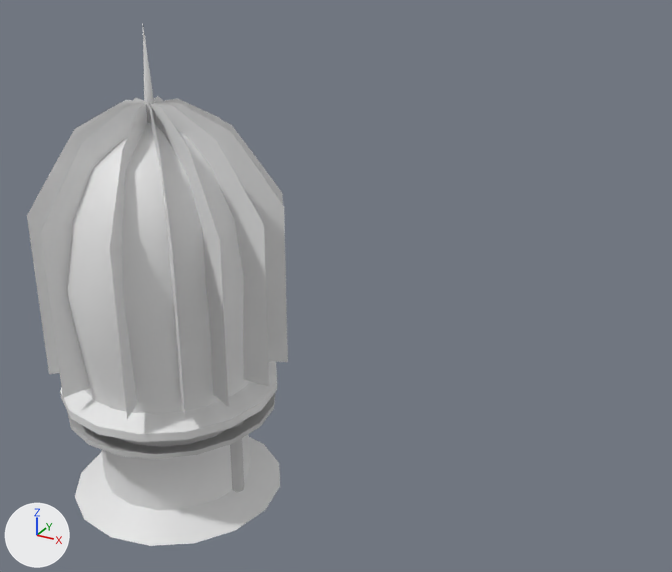
The FBX model Kalevala Pinball/Assets/Models/Pop Bumper.FBX as it was, and as the next commit left it.
One viewpoint serves both versions: a camera (50 mm lens) standing at (-0.1, -0.089, 0.135) and looking at (-0.212, 0.115, 0.033). The axes (+X, +Y, +Z) are drawn at lower left. The lights are the same throughout. Where no turn or scale is listed for an object, it has been applied to the vertices.

The older version as bpy lines, for what is in view:
```python
ob_body = bpy.data.objects.new('Body', me_mesh)
ob_body.location = (-0.2251, 0.06, 0.0)
ob_hay = bpy.data.objects.new('Hay', me_mesh_002)
ob_hay.location = (-0.2249, 0.0602, 0.0745)
ob_stake = bpy.data.objects.new('Stake', me_mesh_005)
ob_stake.location = (-0.2251, 0.06, 0.0329)
ob_transparent_hay = bpy.data.objects.new('Transparent Hay', me_mesh_003)
ob_transparent_hay.location = (-0.2251, 0.0605, 0.029)
ob_transparent_hay001 = bpy.data.objects.new('Transparent Hay001', me_mesh_004)
ob_transparent_hay001.location = (-0.2255, 0.0603, 0.029)
ob_transparent_hay003 = bpy.data.objects.new('Transparent Hay003', me_mesh_007)
ob_transparent_hay003.location = (-0.2251, 0.0605, 0.029)
ob_transparent_hay004 = bpy.data.objects.new('Transparent Hay004', me_mesh_008)
ob_transparent_hay004.location = (-0.2251, 0.0605, 0.029)
ob_transparent_hay005 = bpy.data.objects.new('Transparent Hay005', me_mesh_009)
ob_transparent_hay005.location = (-0.2251, 0.0605, 0.029)
ob_transparent_hay006 = bpy.data.objects.new('Transparent Hay006', me_mesh_010)
ob_transparent_hay006.location = (-0.2251, 0.0605, 0.029)
# also in view: 'Transparent Hay002' at (-0.225, 0.06, 0.063); 'Bumper' at (-0.225, 0.06, 0.012)
```
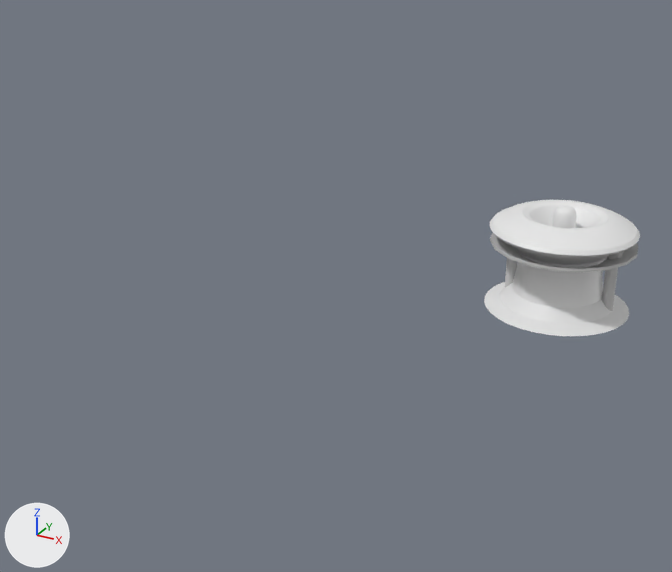
Edits to the bpy script that builds the scene:
```text
Change me_mesh:
    used by ob_body; location = (-0.2251, 0.06, 0.0)
    remove me_mesh.from_pydata(...)  # 97 vertices, 88 faces; spans x -0.025..0.025, y -0.025..0.025, z 0.0..0.033
    add me_mesh.from_pydata(...)  # 481 vertices, 480 faces; spans x -0.0245..0.0245, y -0.0245..0.0245, z 0.0..0.033
    me_mesh part 1: 97 vertices removed from x -0.025..0.025, y -0.025..0.025, z 0.0..0.033; 481 vertices added at x -0.0245..0.0245, y -0.0245..0.0245, z 0.0..0.033
Add me_mesh_002_1:
    me_mesh_002_1.from_pydata(...)  # 97 vertices, 88 faces; spans x -0.00389..0.00389, y -0.00389..0.00389, z -0.00257..0.00607
Remove ob_transparent_hay001:
    ob_transparent_hay001 = bpy.data.objects.new('Transparent Hay001', me_mesh_004)
    ob_transparent_hay001.location = (-0.2255, 0.0603, 0.029)
Remove ob_transparent_hay003:
    ob_transparent_hay003 = bpy.data.objects.new('Transparent Hay003', me_mesh_007)
    ob_transparent_hay003.location = (-0.2251, 0.0605, 0.029)
Remove ob_stake:
    ob_stake = bpy.data.objects.new('Stake', me_mesh_005)
    ob_stake.location = (-0.2251, 0.06, 0.0329)
Remove ob_transparent_hay005:
    ob_transparent_hay005 = bpy.data.objects.new('Transparent Hay005', me_mesh_009)
    ob_transparent_hay005.location = (-0.2251, 0.0605, 0.029)
Remove ob_transparent_hay004:
    ob_transparent_hay004 = bpy.data.objects.new('Transparent Hay004', me_mesh_008)
    ob_transparent_hay004.location = (-0.2251, 0.0605, 0.029)
Remove ob_transparent_hay006:
    ob_transparent_hay006 = bpy.data.objects.new('Transparent Hay006', me_mesh_010)
    ob_transparent_hay006.location = (-0.2251, 0.0605, 0.029)
Change ob_body:
    ob_body.location: (-0.2251, 0.06, 0.0) -> (-0.1742, 0.2047, 0.0)
Remove ob_hay:
    ob_hay = bpy.data.objects.new('Hay', me_mesh_002)
    ob_hay.location = (-0.2249, 0.0602, 0.0745)
Change ob_bumper:
    ob_bumper.location: (-0.2251, 0.06, 0.0) -> (-0.1738, 0.2047, 0.0)
Remove ob_transparent_hay:
    ob_transparent_hay = bpy.data.objects.new('Transparent Hay', me_mesh_003)
    ob_transparent_hay.location = (-0.2251, 0.0605, 0.029)
Remove ob_transparent_hay002:
    ob_transparent_hay002 = bpy.data.objects.new('Transparent Hay002', me_mesh_006)
    ob_transparent_hay002.location = (-0.2247, 0.0603, 0.029)
Add ob_light_bulb_cover:
    ob_light_bulb_cover = bpy.data.objects.new('Light Bulb Cover', me_mesh_002_1)
    ob_light_bulb_cover.location = (-0.1742, 0.2047, 0.0297)
```

Pixel boxes [x1, y1, x2, y2] of what changed, in the pictures (672 x 572 px):
'Body', reshaped, moved: before [60, 362, 280, 546]; after [484, 200, 640, 336]
'Hay', deleted: before [67, 123, 251, 414]
'Transparent Hay005', deleted: before [41, 98, 221, 398]
'Transparent Hay', deleted: before [123, 100, 269, 386]
'Transparent Hay003', deleted: before [38, 102, 288, 362]
'Bumper', moved: before [67, 393, 275, 492]; after [490, 233, 638, 311]
'Transparent Hay001', deleted: before [27, 101, 283, 374]
'Transparent Hay004', deleted: before [133, 98, 229, 407]
'Transparent Hay006', deleted: before [110, 96, 163, 419]
'Transparent Hay002', deleted: before [149, 105, 185, 415]
'Stake', deleted: before [143, 27, 154, 123]
'Light Bulb Cover', added: after [552, 205, 577, 228]
